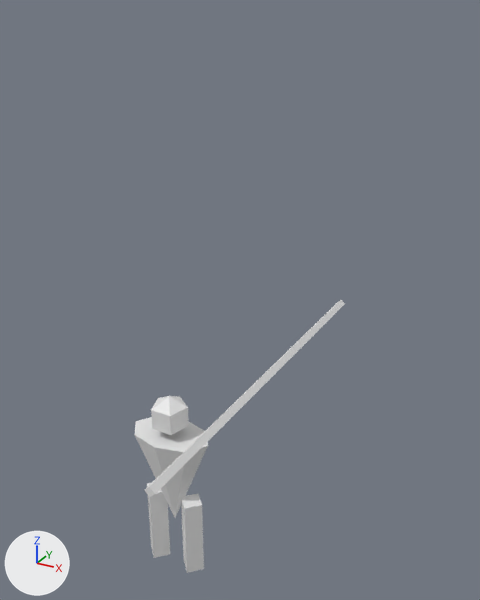
Before and after pictures for a commit that changed the Blender file pikeman.blend.
Camera for both pictures: a 50 mm lens placed at (3.03, -4.19, 5.09), pointed at (0.16, 1.03, 2.48). Lighting does not change. The marker at lower left points along +X, +Y and +Z.

The first picture shows 'Body', 'Head', 'LegR', 'LrgL', 'Pike'.
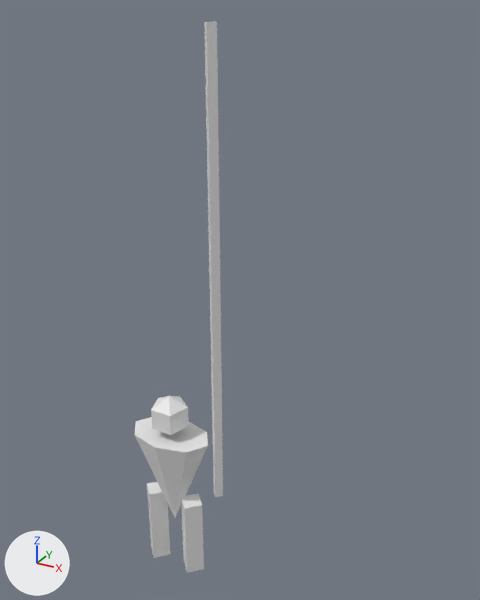
The change in detail:
Object 'Pike' (ob_pike) turns from (-90, 0, 0) to (0, 0, 0) degrees about x, y and z.
Object 'Pike' (ob_pike) moves from (0.5, -0.5, 1.75) to (0.5, 0.0, 1.5).

Boxes (x1, y1, x2, y2) around the edits, measured in the pictures (480 x 600 px):
'Pike', moved, turned: before (144, 300, 345, 497); after (204, 22, 223, 497)
